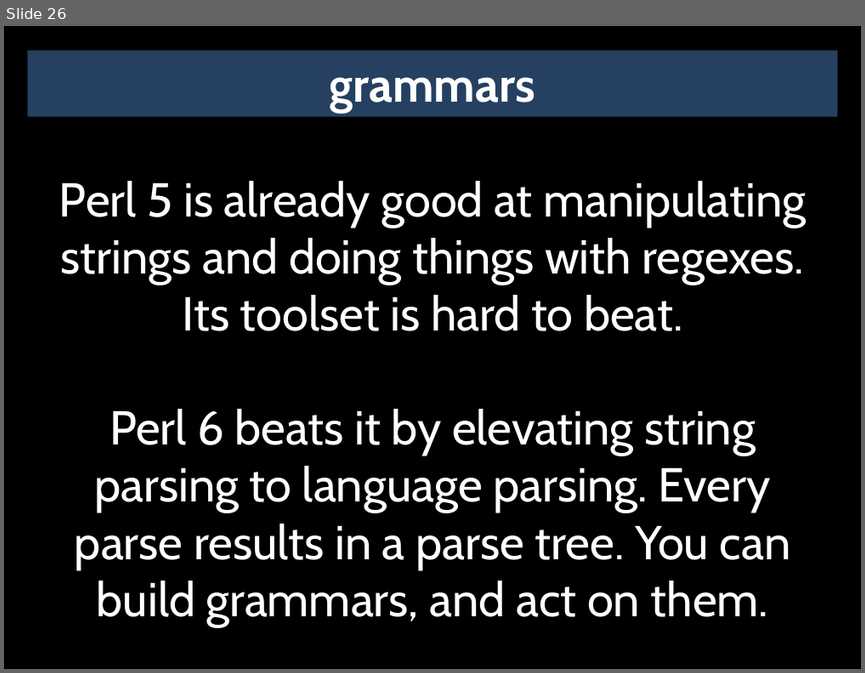
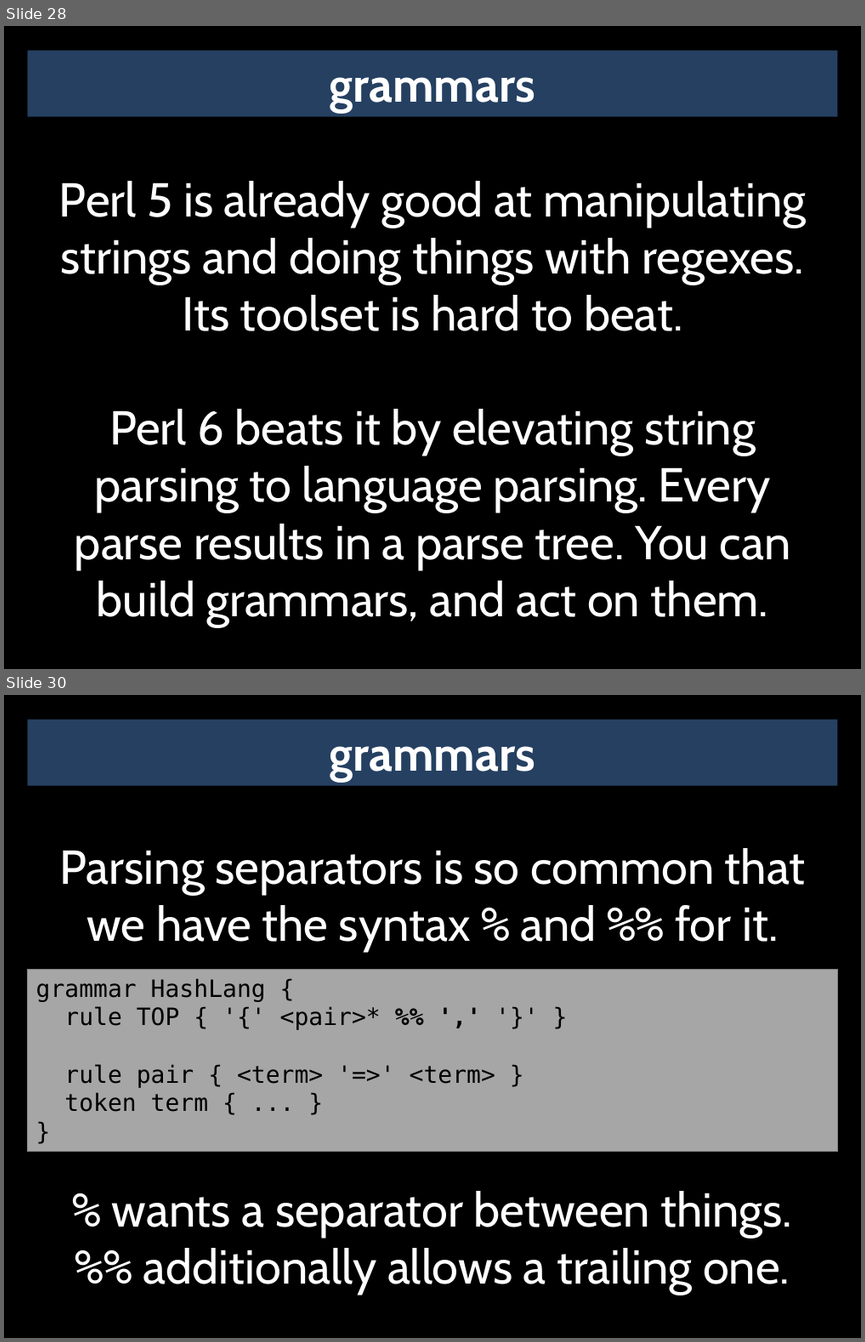
Before and after one commit to masak/talks, a slide deck: czpw-2014-pride-envy/talk.pptx. Shown one above the other, each under a label of ours: slide 26 before the commit, slides 28 and 30 after it; the slides between them are not shown. The pictures are 865x673 and 865x1342 pixels, drawn with LibreOffice and Linux fonts; fonts in the diff are those of the drawing. Boxes give left, top, right and bottom in pixels: in the first picture for what was removed or moved away, otherwise in the second. Text is boxed around its words. In the diff, an @@ line names an element or a change of style, - is before the commit and + after.

```diff
--- a/czpw-2014-pride-envy/talk.pptx
+++ b/czpw-2014-pride-envy/talk.pptx
@@ slide 30 added at box(4, 695, 861, 1338), background #000000 @@
@@ rectangle added at box(28, 720, 838, 786), fill #254061, 40 pt, text #FFFFFF, bold @@
+grammars
@@ text added at box(60, 848, 805, 1294), 40 pt, text #FFFFFF @@
+Parsing separators is so common that we have the syntax % and %% for it.
+% wants a separator between things.
+%% additionally allows a trailing one.
@@ rectangle added at box(28, 970, 838, 1151), fill #A6A6A6, outline #808080 0.75 pt, 20 pt, text #000000 @@
+grammar HashLang {
+rule TOP { '{' <pair>* %% ',' '}' }
+rule pair { <term> '=>' <term> }
+token term { ... }
+}
@@ what was slide 26 is now slide 28 @@
```
Also in this commit, not shown: 13 slides changed, 4 other slides added.
